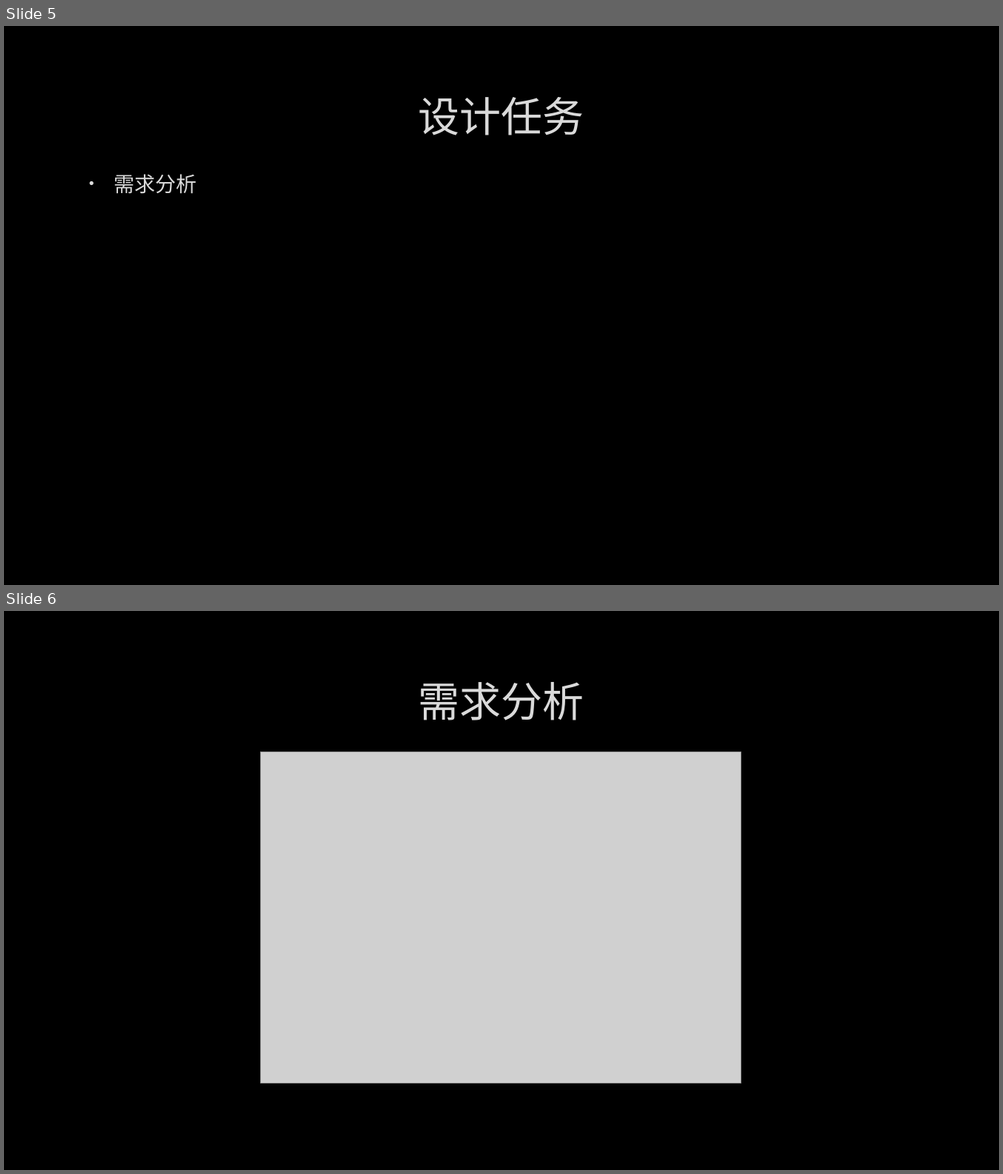
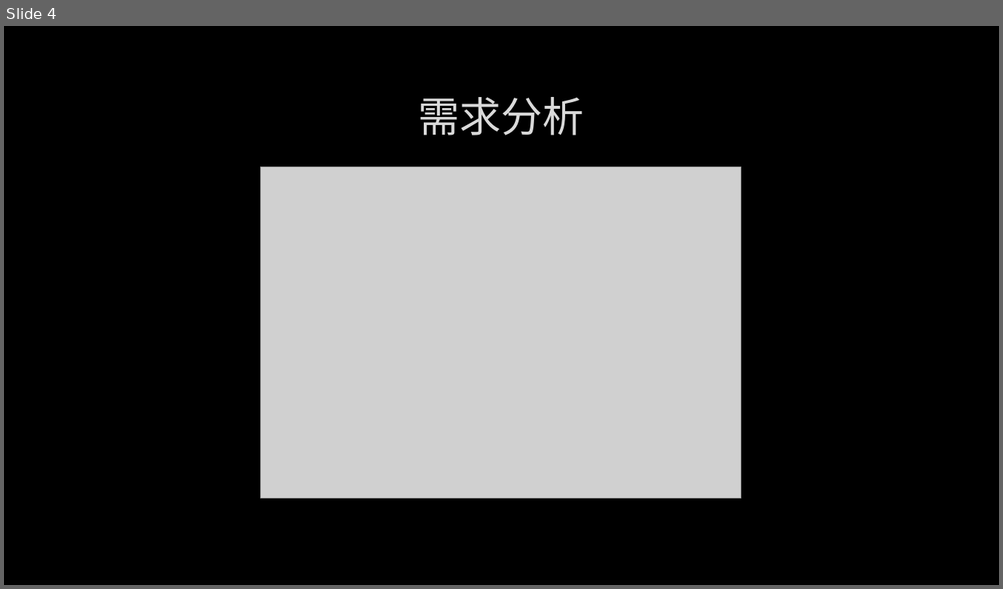
Before and after one commit to suizhibo/RouteCheck, a slide deck: 路由分析引擎总体设计.pptx. Shown one above the other, each under a label of ours: slides 5 and 6 before the commit, slide 4 after it. The pictures are 1003x1174 and 1003x589 pixels, drawn with LibreOffice and Linux fonts; fonts in the diff are those of the drawing; grey boxes stand for pictures; background and template pictures are left out. Boxes give left, top, right and bottom in pixels: in the first picture for what was removed or moved away, otherwise in the second. Text is boxed around its words. In the diff, an @@ line names an element or a change of style, - is before the commit and + after.

Commit message:
[Fix] 更新设计文档

```diff
--- a/路由分析引擎总体设计.pptx
+++ b/路由分析引擎总体设计.pptx
@@ slide 5 removed at (4, 26, 999, 585), background picture (left out) @@
@@ title removed at (418, 97, 583, 136) @@
-设计任务
@@ text removed at (114, 174, 197, 194) @@
-• 需求分析
@@ what was slide 6 is now slide 4 @@
```
Also in this commit, not shown: 1 other slide removed.
